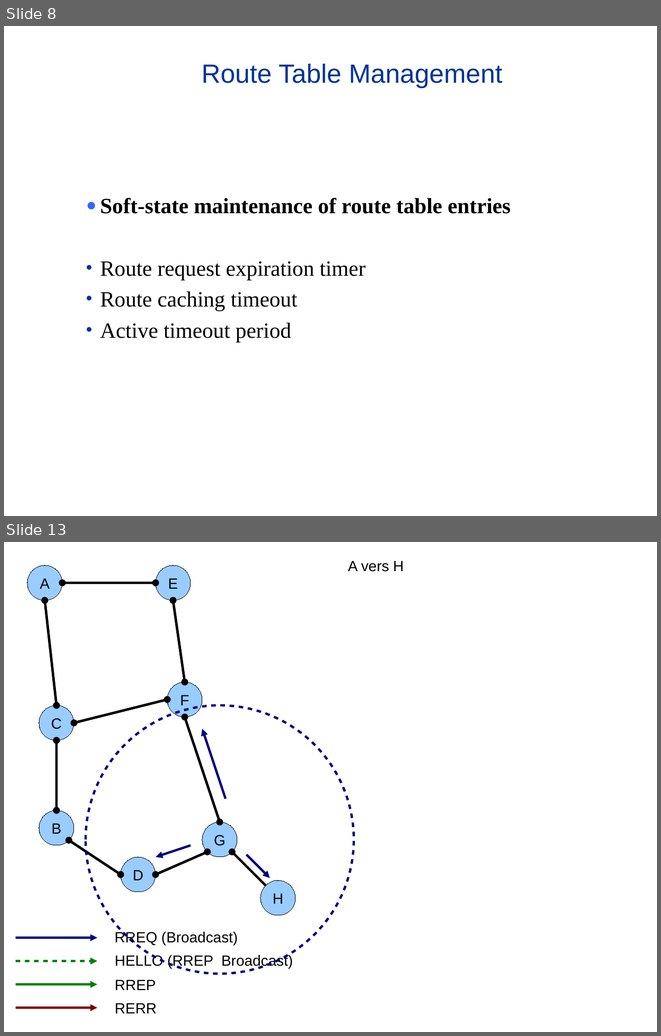
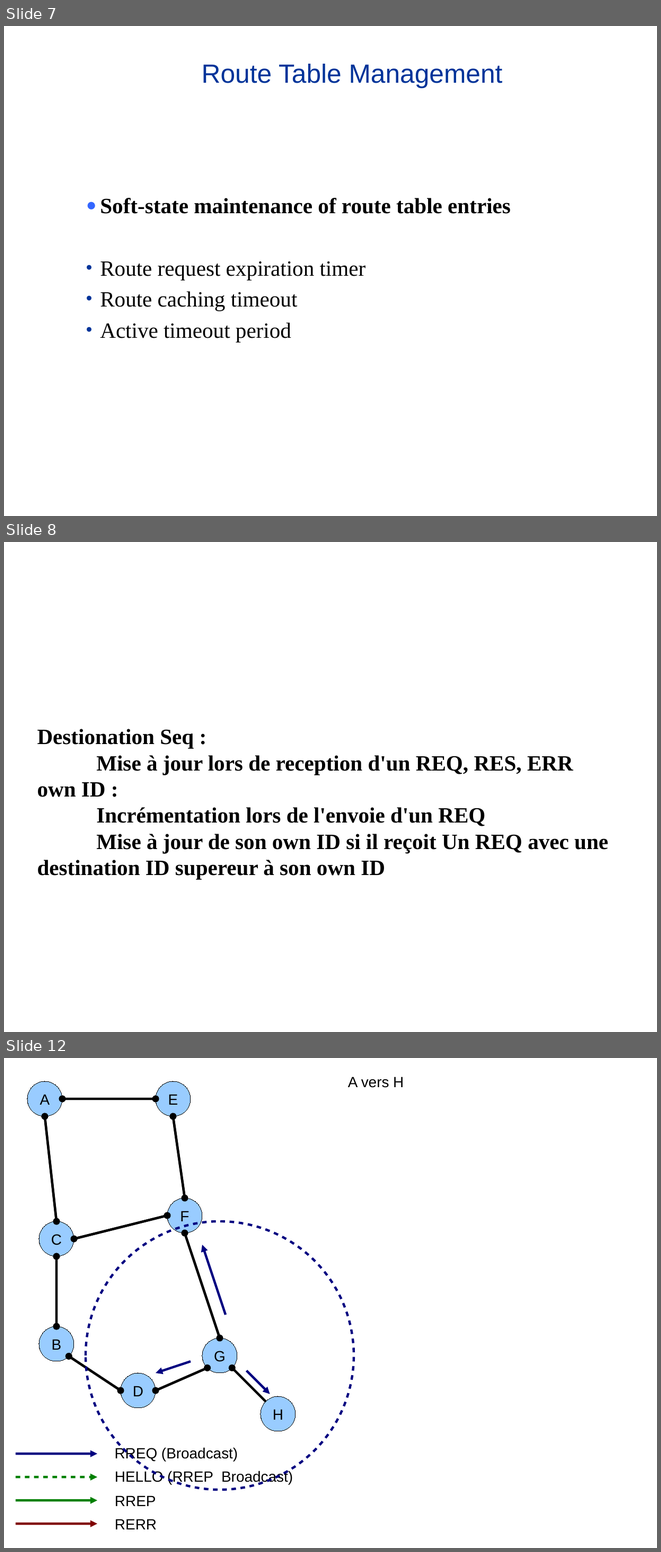
Before and after one commit to lbarbisan/adhoc, a slide deck: work/aodv.odp. Shown one above the other, each under a label of ours: slides 8 and 13 before the commit, slides 7, 8 and 12 after it; the slides between them are not shown. The pictures are 661x1036 and 661x1552 pixels, drawn with LibreOffice and Linux fonts; fonts in the diff are those of the drawing. Boxes give left, top, right and bottom in pixels: in the first picture for what was removed or moved away, otherwise in the second. Text is boxed around its words. In the diff, an @@ line names an element or a change of style, - is before the commit and + after.

Commit message:
Mise a jour aodv

```diff
--- a/work/aodv.odp
+++ b/work/aodv.odp
@@ slide 8 added at [4, 542, 657, 1032], background #FFFFFF @@
@@ subtitle added at [37, 729, 608, 880], 26.5 pt, text #000000, bold @@
+Destionation Seq :
+Mise à jour lors de reception d'un REQ, RES, ERR
+own ID :
+Incrémentation lors de l'envoie d'un REQ
+Mise à jour de son own ID si il reçoit Un REQ avec une destination ID supereur à son own ID
@@ what was slide 8 is now slide 7 @@
@@ what was slide 13 is now slide 12 @@
```
Also in this commit, not shown: 5 slides changed, 2 slides removed.
